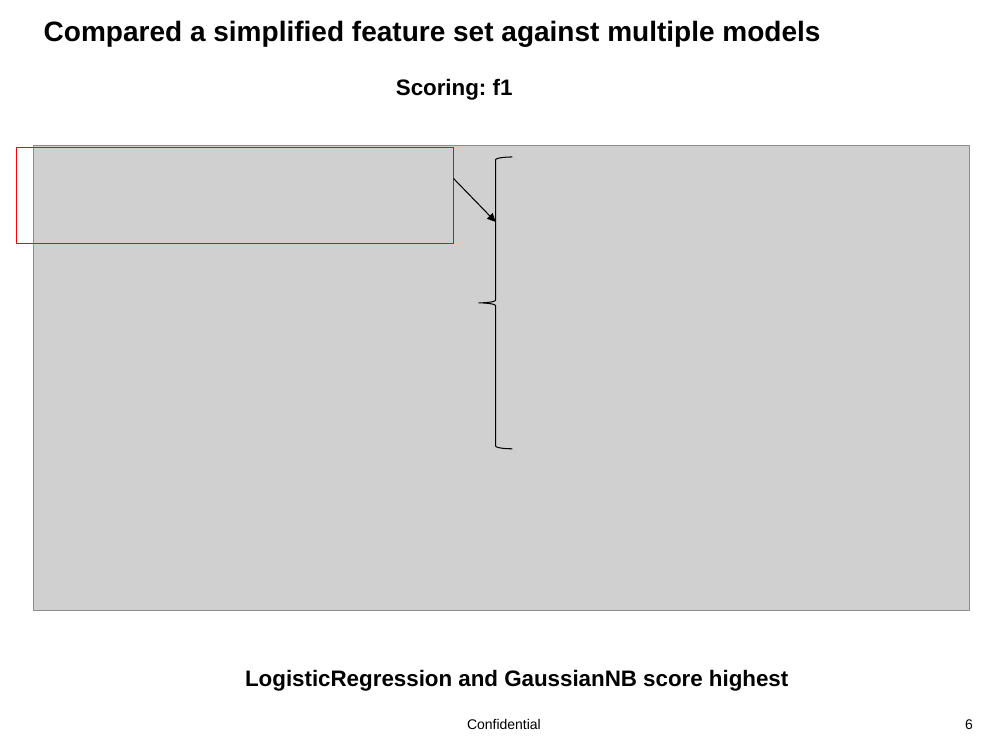
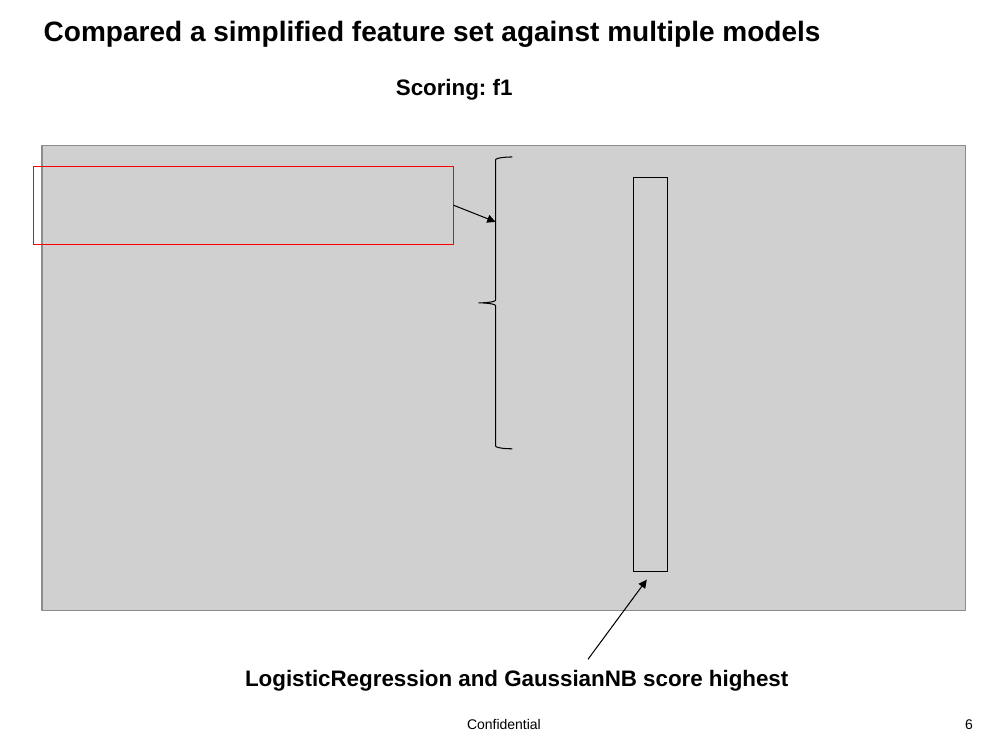
Before and after one commit to Beyondsql/HeartDisease, a slide deck: slide 6 of project_2/Hospital Day Team 1.pptx. Drawn at 1008x756 pixels with LibreOffice and Linux fonts; fonts in the diff are those of the drawing; grey boxes stand for pictures; background and template pictures are left out. Boxes give left, top, right and bottom in pixels: in the first picture for what was removed or moved away, otherwise in the second. Text is boxed around its words. In the diff, an @@ line names an element or a change of style, - is before the commit and + after.

```diff
--- a/project_2/Hospital Day Team 1.pptx
+++ b/project_2/Hospital Day Team 1.pptx
@@ picture: place and size @@
-picture at [33, 145, 969, 610]
+picture at [42, 146, 967, 610]
@@ rectangle: place and size @@
-rectangle at [17, 147, 454, 244]
+rectangle at [33, 166, 454, 245]
@@ rectangle added at [634, 178, 667, 571], outline #000000 0.75 pt @@
@@ arrow moved from (454, 178) - (496, 222) to (454, 206) - (496, 222) @@
@@ arrow added from (588, 659) to (647, 580), #000000 0.75 pt @@
```
Also in this commit, not shown: 5 other slides changed, 5 slides added, 1 slide removed.
